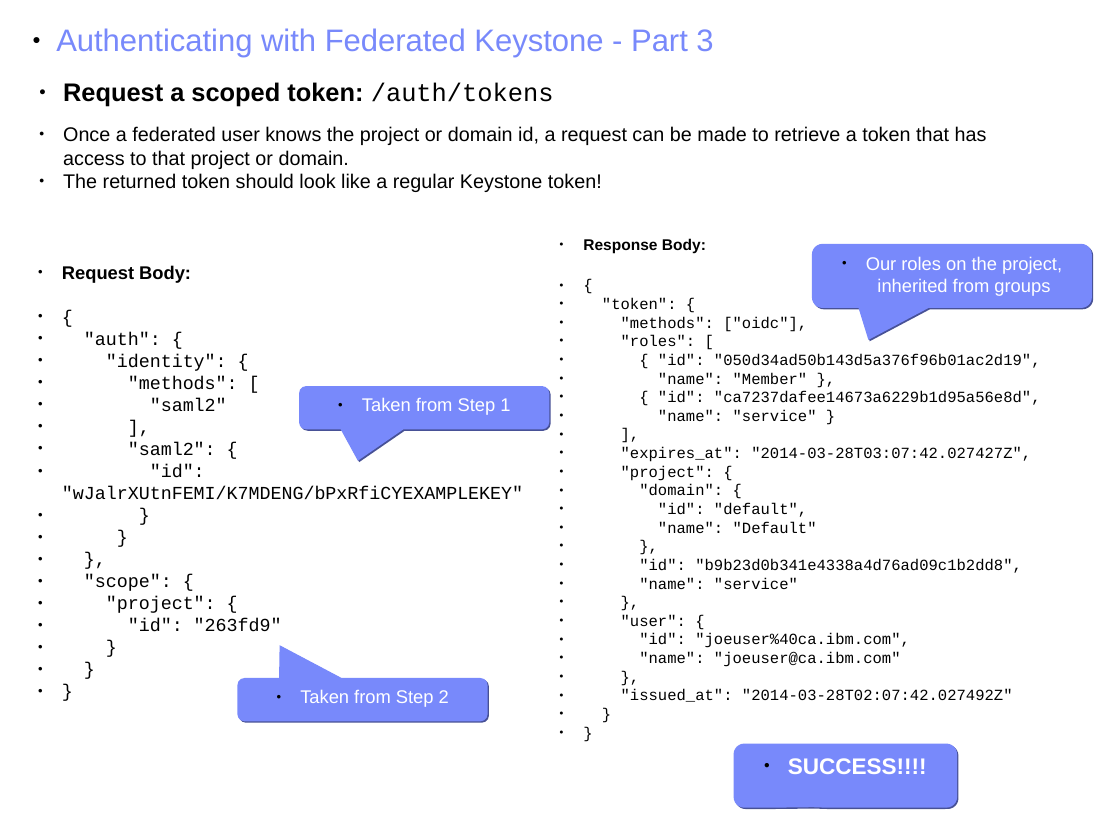
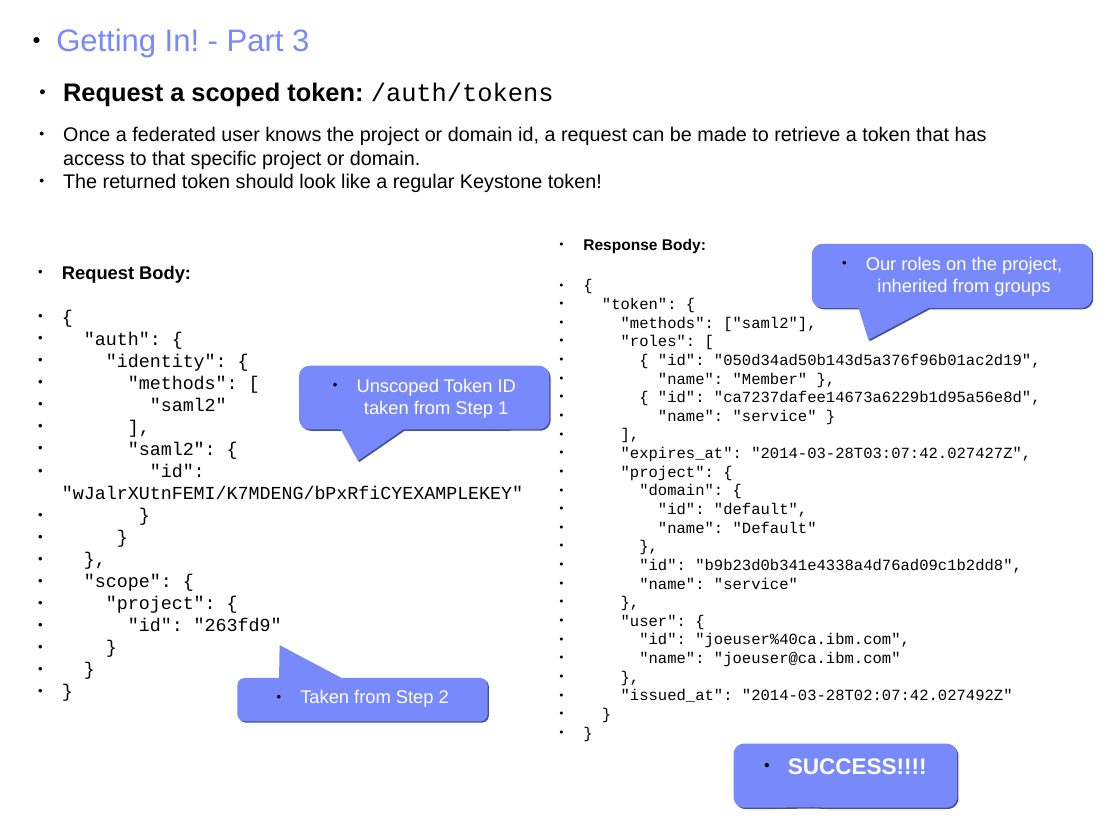
Before and after one commit to joesavak/OpenStackFederation, a slide deck: slide 24 of os-federation.odp. Drawn at 1120x840 pixels with LibreOffice and Linux fonts; fonts in the diff are those of the drawing. Boxes give left, top, right and bottom in pixels: in the first picture for what was removed or moved away, otherwise in the second. Text is boxed around its words. In the diff, an @@ line names an element or a change of style, - is before the commit and + after.

```diff
--- a/os-federation.odp
+++ b/os-federation.odp
@@ text at (56, 28, 309, 58): text changed @@
-● Authenticating with Federated Keystone - Part 3
+● Getting In! - Part 3
@@ text at (63, 126, 987, 169): text changed @@
-● Once a federated user knows the project or domain id, a request can be made to retrieve a token that has access to that project or domain.
+● Once a federated user knows the project or domain id, a request can be made to retrieve a token that has access to that specific project or domain.
@@ text at (621, 316, 816, 332): text changed @@
-● "methods": ["oidc"],
+● "methods": ["saml2"],
@@ rounded speech box "Unscoped Token ID taken from ...": place and size @@
-rounded speech box "Unscoped Token ID taken from ..." at (299, 386, 549, 430)
+rounded speech box "Unscoped Token ID taken from ..." at (299, 366, 549, 430)
@@ rounded speech box "Unscoped Token ID taken from ..." at (299, 366, 549, 430): proportions changed @@
@@ text in rounded speech box at (357, 379, 516, 418): text changed @@
-● Taken from Step 1
+● Unscoped Token ID taken from Step 1
```
Also in this commit, not shown: 7 other slides changed.
